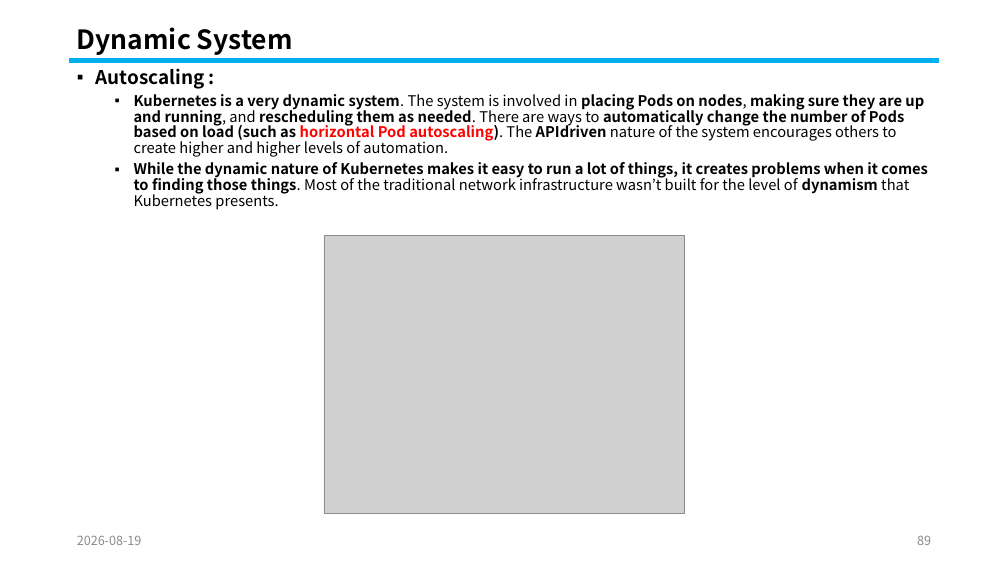
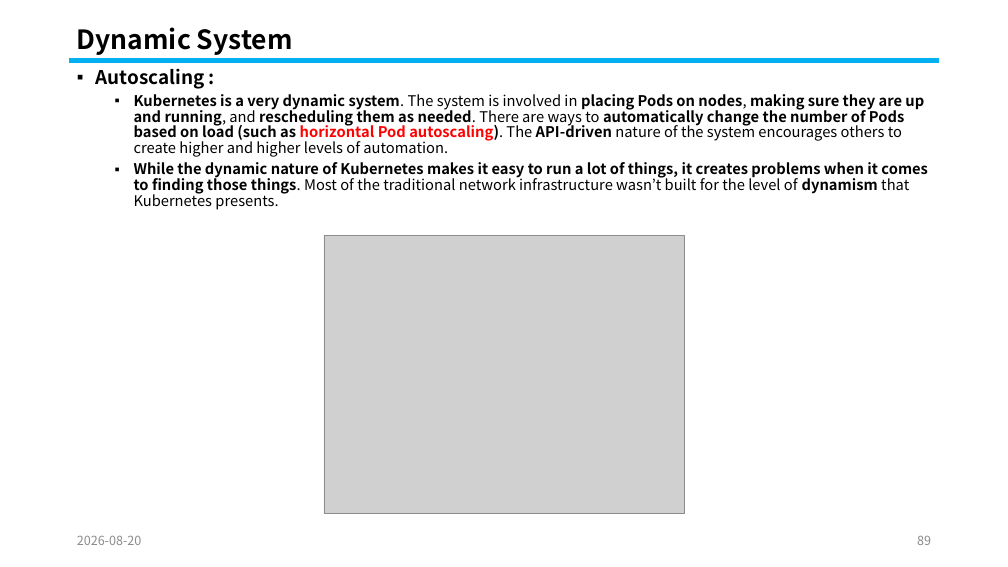
Before and after one commit to knix008/TestSimulator, a slide deck: slide 89 of Kubernetes/Kubernetes Part 02-2026.08.25.pptx. Drawn at 1008x567 pixels with LibreOffice and Linux fonts; fonts in the diff are those of the drawing; grey boxes stand for pictures. Boxes give left, top, right and bottom in pixels: in the first picture for what was removed or moved away, otherwise in the second. Text is boxed around its words. In the diff, an @@ line names an element or a change of style, - is before the commit and + after.

```diff
--- a/Kubernetes/Kubernetes Part 02-2026.08.25.pptx
+++ b/Kubernetes/Kubernetes Part 02-2026.08.25.pptx
@@ text at [134, 94, 924, 157]: text changed @@
-  ▪ Kubernetes is a very dynamic system. The system is involved in placing Pods on nodes, making sure they are up and running, and rescheduling them as needed. There are ways to automatically change the number of Pods based on load (such as horizontal Pod autoscaling). The APIdriven nature of the system encourages others to create higher and higher levels of automation.
+  ▪ Kubernetes is a very dynamic system. The system is involved in placing Pods on nodes, making sure they are up and running, and rescheduling them as needed. There are ways to automatically change the number of Pods based on load (such as horizontal Pod autoscaling). The API-driven nature of the system encourages others to create higher and higher levels of automation.
@@ text at [77, 536, 142, 545]: text changed @@
-2026-08-19
+2026-08-20
```
Also in this commit, not shown: 115 other slides changed, 1 other file.
